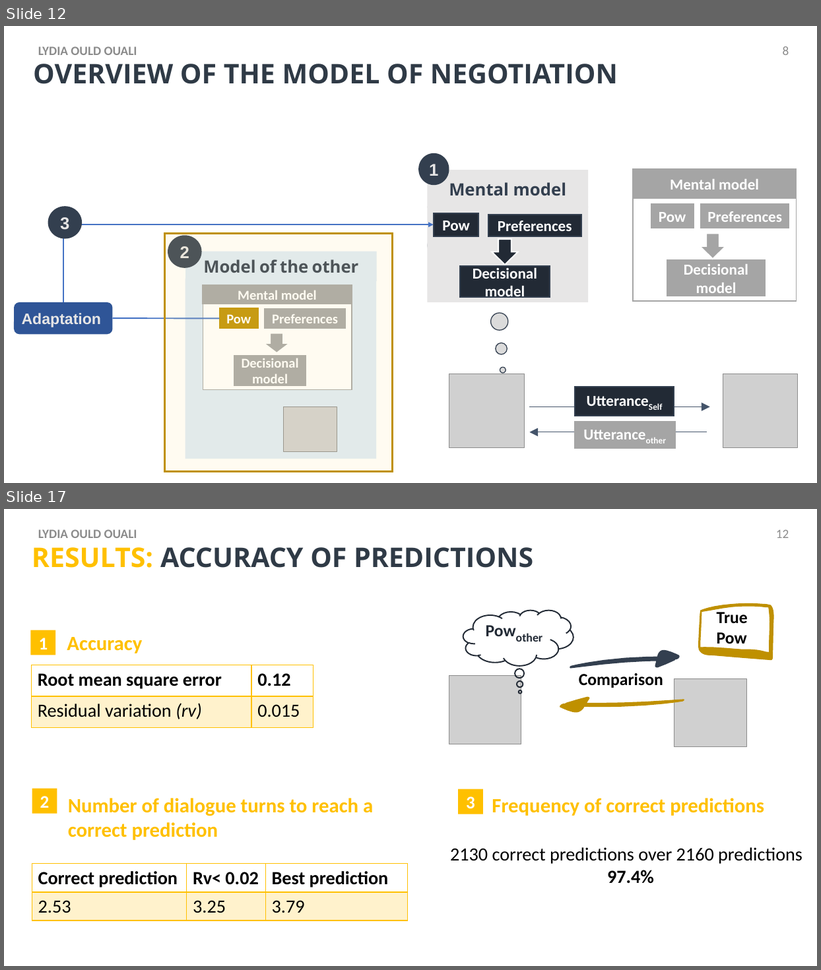
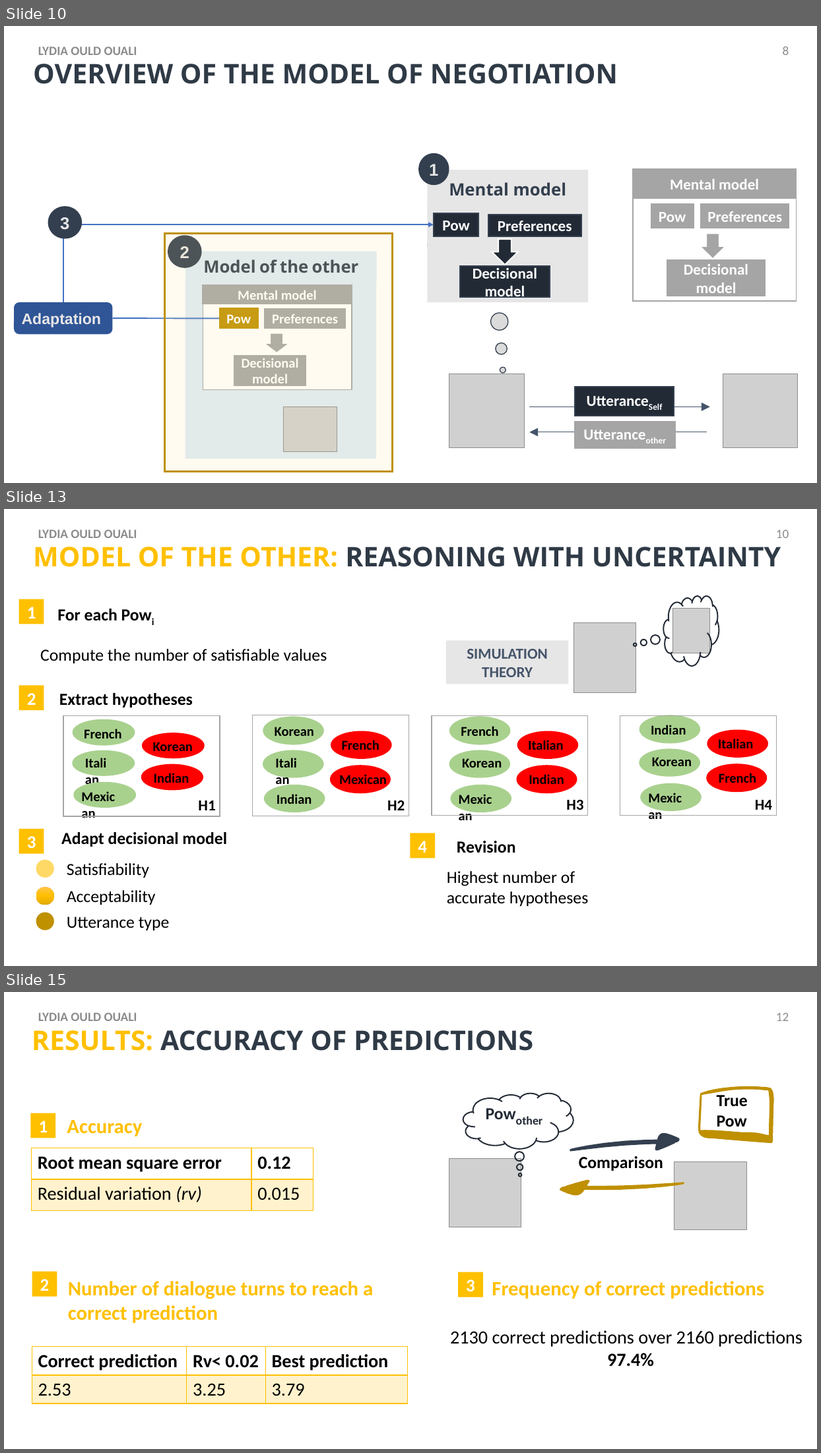
Before and after one commit to Olydia/Discolog, a slide deck: papers/Presentations/intellisys/intellysis_v2.pptx. Shown one above the other, each under a label of ours: slides 12 and 17 before the commit, slides 10, 13 and 15 after it; the slides between them are not shown. The pictures are 821x970 and 821x1453 pixels, drawn with LibreOffice and Linux fonts; fonts in the diff are those of the drawing; grey boxes stand for pictures. Boxes give left, top, right and bottom in pixels: in the first picture for what was removed or moved away, otherwise in the second. Text is boxed around its words. In the diff, an @@ line names an element or a change of style, - is before the commit and + after.

```diff
--- a/papers/Presentations/intellisys/intellysis_v2.pptx
+++ b/papers/Presentations/intellisys/intellysis_v2.pptx
@@ slide 13 added at bbox=[4, 509, 817, 966], background #FFFFFF @@
@@ title added at bbox=[33, 547, 781, 567], 32 pt, text #2F3A46, bold @@
+MODEL OF THE OTHER: REASONING WITH UNCERTAINTY
@@ text added at bbox=[38, 529, 137, 538], 15 pt, text #8C8C8C, bold @@
+LYDIA OULD OUALI
@@ text added at bbox=[776, 529, 789, 538], 15 pt, text #8C8C8C @@
+10
@@ rectangle added at bbox=[19, 599, 44, 625], fill #FFC000, 21 pt, text #FFFFFF, bold @@
+1
@@ group added at bbox=[446, 595, 719, 693]: 2 pictures, 1 rectangle, 1 thought cloud @@
+SIMULATION THEORY
@@ text added at bbox=[57, 609, 118, 621], 20 pt, text #000000, bold @@
+For each Powi
@@ text added at bbox=[40, 649, 327, 663], 20 pt, text #000000 @@
+Compute the number of satisfiable values
@@ rectangle added at bbox=[19, 685, 44, 710], fill #FFC000, 21 pt, text #FFFFFF, bold @@
+2
@@ text added at bbox=[59, 693, 193, 708], 20 pt, text #000000, bold @@
+Extract hypotheses
@@ rectangle added at bbox=[63, 716, 219, 817], outline #A5A5A5 1 pt @@
@@ rectangle added at bbox=[253, 715, 409, 816], outline #A5A5A5 1 pt @@
@@ rectangle added at bbox=[432, 716, 587, 816], outline #A5A5A5 1 pt @@
@@ rectangle added at bbox=[620, 716, 776, 816], outline #A5A5A5 1 pt @@
@@ group added at bbox=[73, 720, 204, 807]: 5 ellipses, 5 texts @@
+French
+Italian
+Mexican
+Indian
+Korean
@@ group added at bbox=[263, 717, 391, 812]: 5 ellipses, 5 texts @@
+Korean
+Italian
+Indian
+Mexican
+French
@@ group added at bbox=[450, 717, 578, 812]: 5 ellipses, 5 texts @@
+French
+Korean
+Mexican
+Indian
+Italian
@@ group added at bbox=[640, 716, 768, 811]: 5 ellipses, 5 texts @@
+Indian
+Korean
+Mexican
+French
+Italian
@@ text added at bbox=[198, 801, 215, 811], 18 pt, text #000000, bold @@
+H1
@@ text added at bbox=[387, 801, 405, 811], 18 pt, text #000000, bold @@
+H2
@@ text added at bbox=[566, 800, 583, 810], 18 pt, text #000000, bold @@
+H3
@@ text added at bbox=[755, 800, 772, 810], 18 pt, text #000000, bold @@
+H4
@@ rectangle added at bbox=[19, 829, 44, 854], fill #FFC000, 21 pt, text #FFFFFF, bold @@
+3
@@ text added at bbox=[61, 832, 227, 847], 20 pt, text #000000, bold @@
+Adapt decisional model
@@ rectangle added at bbox=[411, 834, 435, 859], fill #FFC000, 21 pt, text #FFFFFF, bold @@
+4
@@ text added at bbox=[457, 841, 516, 854], 20 pt, text #000000, bold @@
+Revision
@@ text added at bbox=[447, 871, 589, 906], 20 pt, text #000000 @@
+Highest number of accurate hypotheses
@@ group added at bbox=[36, 859, 156, 905]: 2 ellipses, 2 texts @@
+Satisfiability
+Acceptability
@@ ellipse added at bbox=[36, 913, 54, 931], fill #BF9000 @@
@@ text added at bbox=[67, 917, 169, 931], 20 pt, text #000000 @@
+Utterance type
@@ what was slide 12 is now slide 10 @@
@@ what was slide 17 is now slide 15 @@
```
Also in this commit, not shown: 10 slides changed, 2 other slides added.
